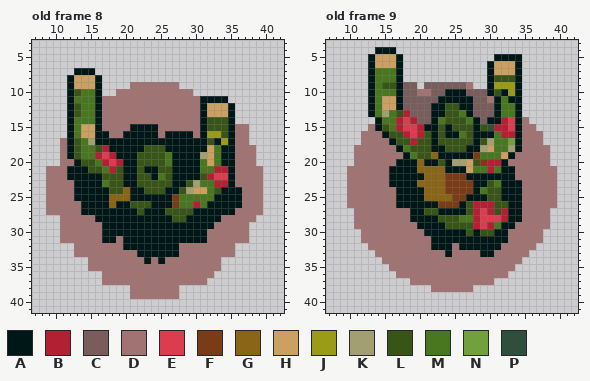
Two versions of one pixel-art file, Projet/Import/Graph/Actor/Aseprite/Zombie.aseprite. Above is the file before it was changed.
48x48 pixels, 11 frames. Colours within 5 levels of each other are drawn and written as one. Shown: old frame 8: x 7..42, y 3..41; old frame 9: x 7..42, y 3..41. The commit also changed other frames, which this record leaves out.
Palette (. is transparent): A #001717  B #b22033  C #795c5c  D #a27373  E #db3c4e  F #793c17  G #8a6517  H #cba061  J #9a9c17  K #a2a073  L #385517  M #497720  N #71a03c  P #304e3c
Pixels before, old frame 8, first column x 9:
 7 ....AAA........................
 8 ...AHHHA.......................
 9 ...AHHHA....DDDDDDD............
10 ...ALMMA..DDDDDDDDDDD..........
11 ...AMMMADDDDDDDDDDDDDDAAAA.....
12 ...ALMMADDDDDDDDDDDDDDAHHHA....
13 ...ALMMADDDDDDDDDDDDDDAHHHA....
14 ...AMMMADDDDDDDDDDDDDDALLLA....
15 ...AMHHADDDDAAAADDDDDDALLLADD..
16 ...AMHHAADDAAAAADAAAADAJJLADD..
17 ..DALMKAAAAAAAAAAAAAAAALAJADD..
18 ..DALMMLBAAAAALLLAAAAAAHMAADDD.
19 ..DALMMBEBAAALLLLMAAAAKHMAADDD.
20 ..DDALLMBEBAALLLLMAAAAMHMAADDD.
21 DDDAAALLMBLAALAALLAAAAMMBBADDDD
22 DDDAAAAALLLAALLAMLAAAALBEEADDDD
23 DDDDAAAAMLLAALLLLLAALKMMBBADDDD
24 DDDDAAAAALLGAALLLAALKHHMLAAADDD
25 DDDDAAAAAGGGAAAAAAFMMMMMAAAADDD
26 DDDDDAAAAGAALLLAAAFMMBMAAAAADDD
27 DDDDDAAAAAAAALAAALLLLAAAAAADDDD
28 ..DDDDDAAAAAAAAAAALLAAAAADDDDD.
29 ..DDDDDDAAAAAAAAAAAAAAAADDDDD..
30 ..DDDDDDAAAAAAAAAAAAAAADDDDDD..
31 ..DDDDDDAADAAAAAAAAAAAADDDDDD..
32 ....DDDDDDDAAAAAAAADDDDDDDD....
33 ....DDDDDDDDDAAAAAADDDDDDDD....
34 ......DDDDDDDDADADDDDDDDD......
35 ......DDDDDDDDDDDDDDDDDDD......
36 ........DDDDDDDDDDDDDDDD.......
37 ........DDDDDDDDDDDDDDD........
38 ............DDDDDDD............
39 ............DDDDDDD............
Pixels before, old frame 9, first column x 10:
 4 ....AAA.......................
 5 ...AHHHA.............AAAA.....
 6 ...AHHHA............AHHHA.....
 7 ...AMMMA............AHHHA.....
 8 ...AMMMA............ALLLA.....
 9 ...AMLLACC.CCCCCCD..AJJJA.....
10 ...AMMMACCDDCCAAACCCALAJA.....
11 ...AMHHACCCCCAAAAACCDAMAA.....
12 ...AMHHACCCCAALLAACCCAMMA.....
13 ...AMKMLBCCCAALLMACCCAMMA.....
14 ....AMMBEBCCAMLLLMACAABEAD....
15 ...DALMBEEBAALALLLALPBBEADD...
16 ..DDDALLBEBLALAAMLAAAMBBADDD..
17 ..DDDDALLBLLALLLLLALKMMNADDD..
18 .DDDDDDAMLLLAALLLAAKHMMKADDDD.
19 .DDDDDDDAMLLGAAAAAFMMMHADDDDD.
20 .DDDDDDAAAGAALAKKHLFBBADDDDDD.
21 DDDDDDAAAAGGGGAAAHMMBMAADDDDDD
22 DDDDDDAAAAAGGGFFFAAAAAAADDDDDD
23 DDDDDDAAAAGGGGFFFFAALMAAADDDDD
24 DDDDDDDAAAAGGGFFFFAMLLAAADDDDD
25 DDDDDDDAAAAGGGGFFAAALLAAADDDDD
26 DDDDDDDAAAAAAFFFALBBBLLAADDDDD
27 .DDDDDDDDAALLAAAALBEBLBAADDDD.
28 .DDDDDDDDAAAALLLMMBEEEBAADDDD.
29 .DDDDDDDDDAAAALLLLBEBMAADDDDD.
30 ..DDDDDDDDDAAAAAALALLAADDDDD..
31 ..DDDDDDDDDDAAAAAAAAAAADDDDD..
32 ...DDDDDDDDDAAADAAAAAADDDDD...
33 ....DDDDDDDDDDADDDDAADDDDD....
34 .....DDDDDDDDDDDDDDDDDDDD.....
35 ......DDDDDDDDDDDDDDDDDD......
36 .......DDDDDDDDDDDDDDDD.......
37 .........DDDDDDDDDDDD.........
38 ............DDDDDD............
The same view after the edit:
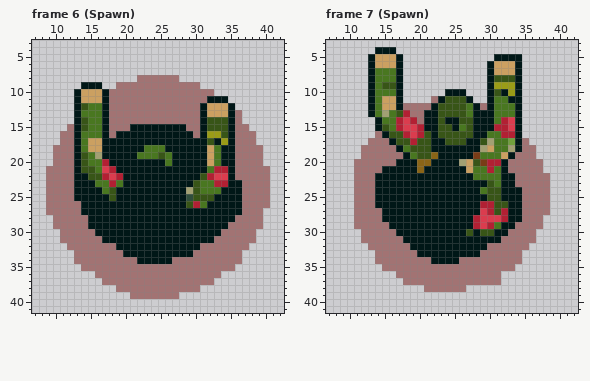
The edit:
frames 11 -> 28
layer "Burrow" added
layer "Zombie" added
layer "Calque 1" removed
Changed rows in their new state; - is an unchanged pixel.
Frame 6 (Spawn) against old frame 8:
first column x 10:
 7 ---...-------------------------
 8 --.....-----DDDDDD-------------
 9 --..AA---DD-------DDD----------
10 --.AHHHAD-----------DDD--------
11 --.AHHHA-------------D---------
12 --.AL-MA-----------------------
13 --.A--MA------------------D----
14 --.AL-MA------------------D----
15 --DALMMA-------AAAA------------
16 -DDAMMM--A-----A------------D--
17 --DA-HH---------------------D--
18 D-DA-HHA-----MMM-------------D-
19 D-DAL-KAA---MMM------A-------D-
20 D----M--AA--AAAA-----A-------D-
21 --D-L-ME-A--A--AA----A--------D
22 --D--LLBEB--AA-AA-------------D
23 ------M-BM--AAAAA--AL-----A---D
24 -------M-AA--AAA--A-LM-M------D
25 --------LAA------AAPLLL-------D
26 --------A--AAA---AAL----------D
27 ------------A---AAAA------A----
28 D----A-----------AA-----AA---D-
29 D----AA----------------AA---DD-
30 ------A---------------AA----D--
31 ---------A------------A-----D--
32 --D------A--------AAA-----DD---
33 ----------AA------AA------D----
34 ---DD-------A-A-A-------DDD----
35 ----D-------------------DD-----
36 ------D----------------D-------
37 ----------------------D--------
38 ---------DD-------DDD----------
Frame 7 (Spawn) against old frame 9:
first column x 10:
 9 --------..-.......------------
10 --------......---...----------
11 --------....D-LLL-..AM--------
12 --------DDDD-L--LMADAM--------
13 ---------DDA-L--LMAAAM--------
14 ----------DA-LAA-L-A-M---.----
15 ---.----------LAM--AA----..---
16 --..----------LLL---M----...--
17 --.----------A---A--------..--
18 -.------------AAA----------..-
19 -.-------------------------..-
20 -----------G-A-A------------.-
21 .----A-----AAA---------D----..
22 .---AA-----AAAAAA-MMMM-------.
23 .---AA----AAAAAAAA------D----.
24 .---AAA----AAAAAAA-----------.
25 .---AAA----AAAAAA------------.
26 .---AAA------AAA-AA----------.
27 -----AAAA--AA----AA-----------
28 -----AAAA----AAAAA----------.-
29 ------AAAA----AAAA----------.-
30 -------AAAA----------------.--
31 --------AAAA----------D----.--
32 ---------AAA---A----DD----.---
33 ----------AAAA-AAAADD----.----
34 ----D-------AAAA--------------
35 -----D------------------------
36 ----------------------.-------
37 --------D------------D--------
38 -----------D-----.------------
Changed places in both pictures, as pixel boxes (x1, y1, x2, y2):
changed: (53, 68, 270, 292)
changed: (347, 82, 557, 292)
